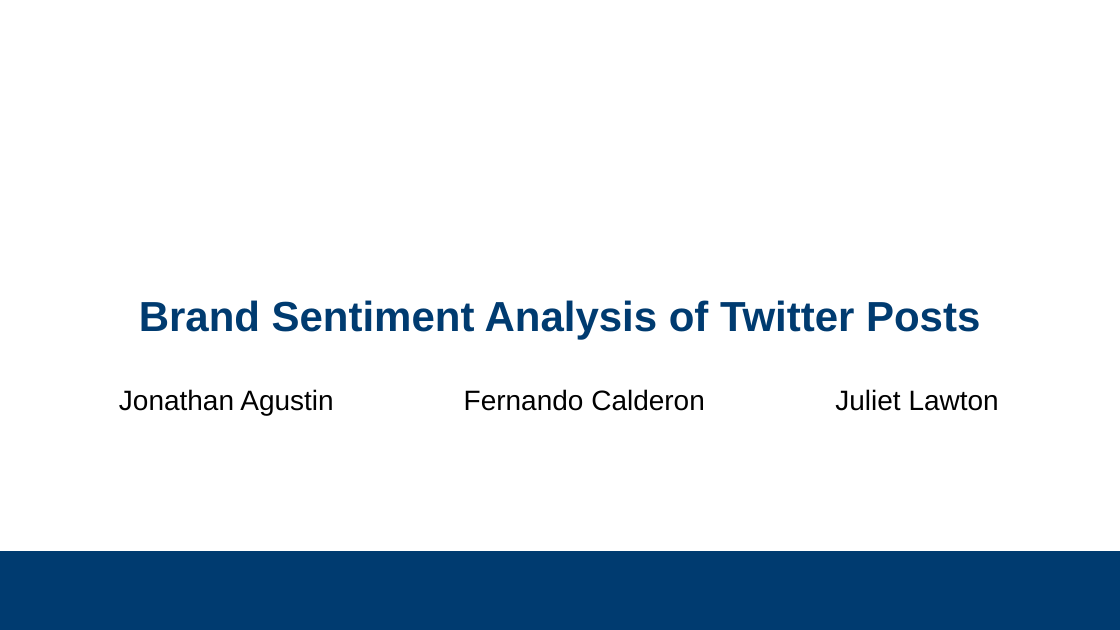
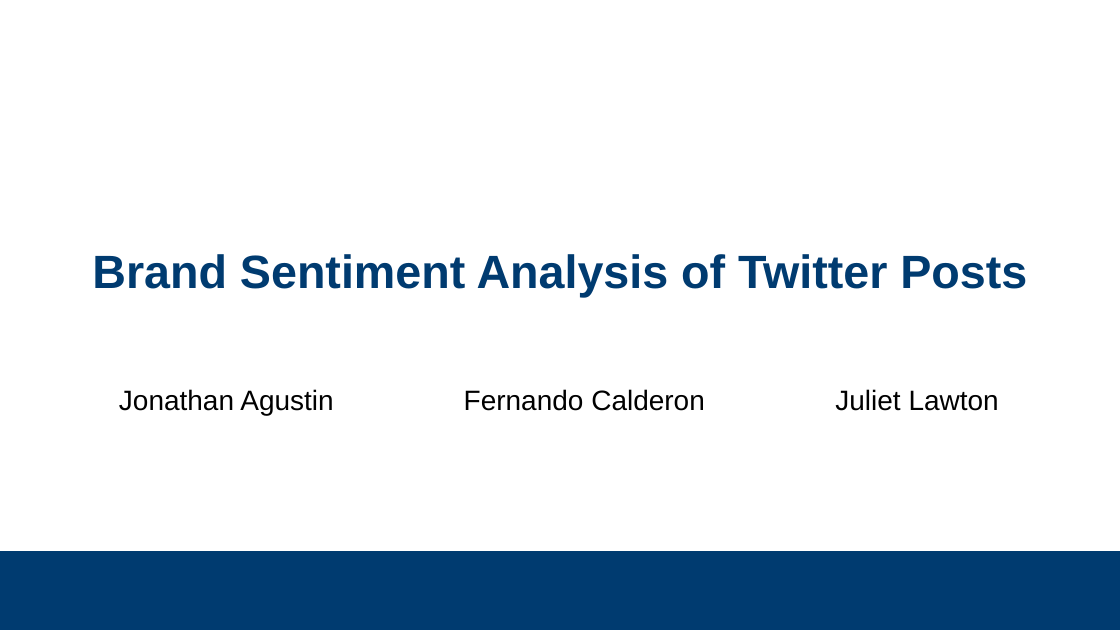
Before and after one commit to subsystem3/project, a slide deck: slide 1 of Final-Project-Team-2.pptx. Drawn at 1120x630 pixels with LibreOffice and Linux fonts; fonts in the diff are those of the drawing; background and template pictures are left out. Boxes give left, top, right and bottom in pixels: in the first picture for what was removed or moved away, otherwise in the second. Text is boxed around its words. In the diff, an @@ line names an element or a change of style, - is before the commit and + after.

```diff
--- a/Final-Project-Team-2.pptx
+++ b/Final-Project-Team-2.pptx
@@ title "Brand Sentiment Analysis of Twitter ...": place and size @@
-title "Brand Sentiment Analysis of Twitter ..." at [139,300,980,339]
+title "Brand Sentiment Analysis of Twitter ..." at [92,254,1027,297]
@@ title "Brand Sentiment Analysis of Twitter ..." at [92,254,1027,297]: size 36 to 40 pt @@
```
Also in this commit, not shown: 1 other slide changed, 1 slide added, 1 slide removed, 37 other files.
